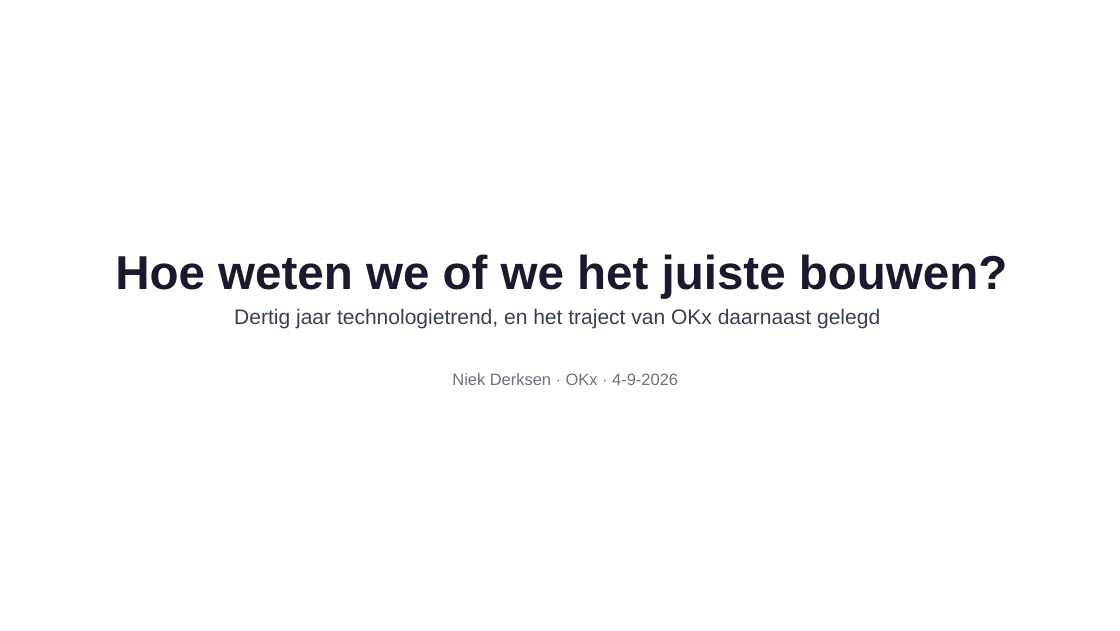
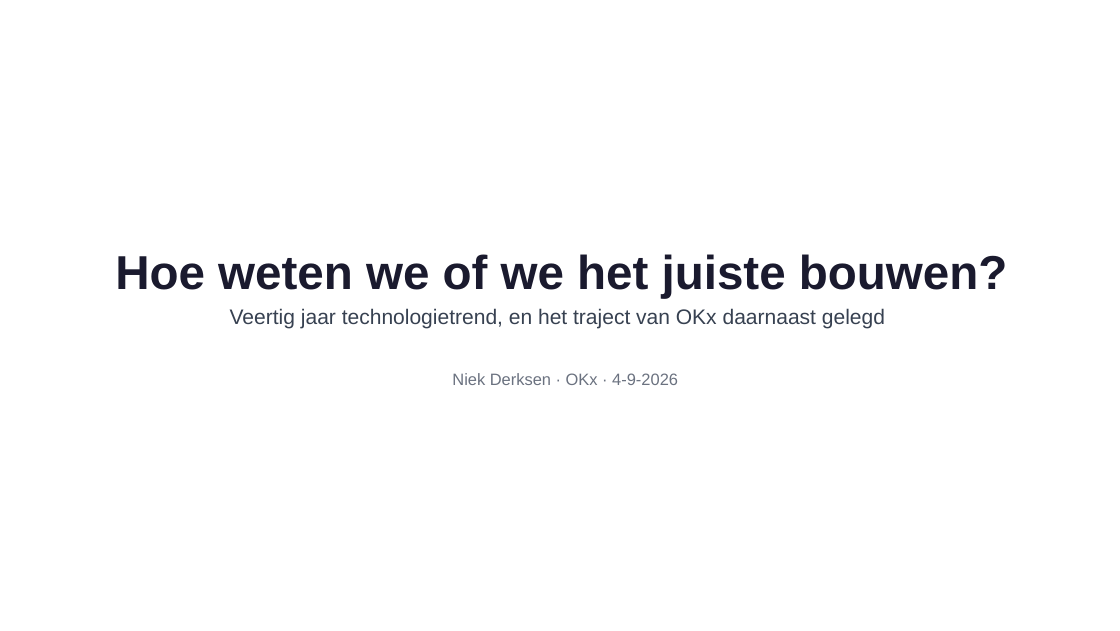
Before and after one commit to Npuls-OKx/meta, a slide deck: slide 1 of presentaties/export/260904_ai_houdbaarheid/260904_ai_houdbaarheid.pptx. Drawn at 1120x631 pixels with LibreOffice and Linux fonts; fonts in the diff are those of the drawing; background and template pictures are left out. Boxes give left, top, right and bottom in pixels: in the first picture for what was removed or moved away, otherwise in the second. Text is boxed around its words. In the diff, an @@ line names an element or a change of style, - is before the commit and + after.

```diff
--- a/presentaties/export/260904_ai_houdbaarheid/260904_ai_houdbaarheid.pptx
+++ b/presentaties/export/260904_ai_houdbaarheid/260904_ai_houdbaarheid.pptx
@@ text at (230,308,885,329): text changed @@
-Dertig jaar technologietrend, en het traject van OKx daarnaast gelegd
+Veertig jaar technologietrend, en het traject van OKx daarnaast gelegd
```
Also in this commit, not shown: 2 other slides changed, 2 other files.
